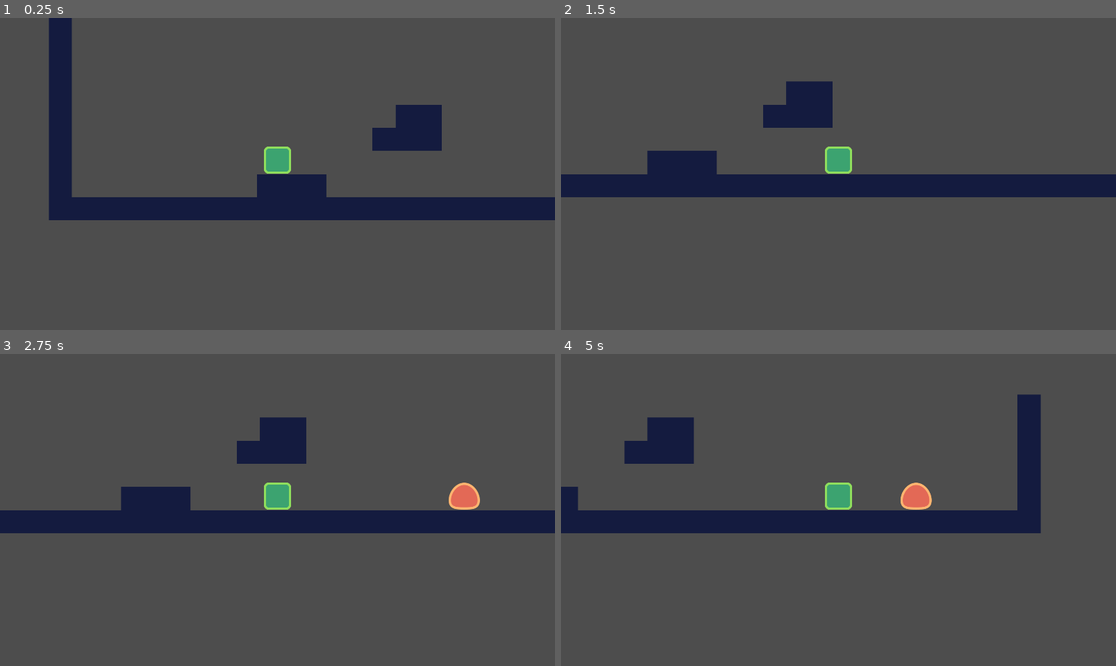
Above: before the commit, frames 1-4 (two rows, left to right).
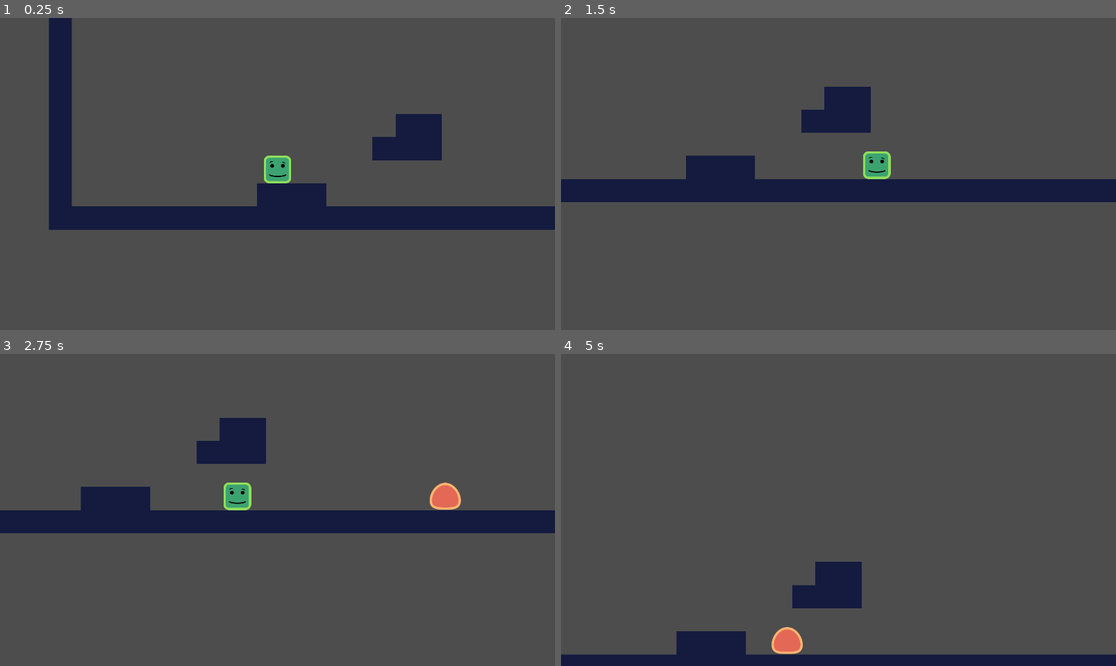
Above: after the commit, the same moments.

Repository: jmalensen/Platform-godot
Game: Godot game, scene res://src/Levels/Level_template.tscn
The game is run twice, just before and just after one commit, with the same random seed, the same clock (stepped at 60 frames per second) and the same inputs.
Inputs:
- Up to frame 1 (0.25 s): no input
- Up to frame 2 (1.5 s): hold Right (move_right) from 0.53 s (still down); tap W (jump) at 0.77 s
- Up to frame 3 (2.75 s): tap W (jump) at 1.52 s; release Right (move_right) at 2.03 s; hold Left (move_left) from 2.03 s (still down)
- Up to frame 4 (5 s): release Left (move_left) at 2.78 s; hold Right (move_right) 2.78-4.28 s; tap W (jump) at 3.02, 3.77, 4.52 s; hold Left (move_left) from 4.28 s (still down)

The runs differ from the first frame. In frame 1, 6.4% of the frame differs, in the area x 8-100%, y 27-68%; in frame 2, 7.0%; in frame 3, 4.7%; in frame 4, 17%, in the area x 0-100%, y 12-100%.

Commit message:
Added collision between player and enemy

Diff:
--- a/project.godot
+++ b/project.godot
@@ -19,6 +19,11 @@
 
 window/size/viewport_width=1920
 window/size/viewport_height=1080
+
+[editor]
+
+version_control/plugin_name="GitPlugin"
+version_control/autoload_on_startup=true
 
 [input]
 
--- a/src/Actors/Enemy.gd
+++ b/src/Actors/Enemy.gd
@@ -2,10 +2,15 @@
 
 func _ready() -> void:
 	velocity.x = -speed.x
+
+func _on_stomp_detector_body_entered(body: Node2D) -> void:
+	if body.global_position.y > get_node("StompDetector").global_position.y:
+		return
+	get_node("CollisionShape2D").disabled = true
+	queue_free()
 
 func _physics_process(delta: float) -> void:
 	velocity.y += gravity * delta
 	if is_on_wall():
 		velocity.x *= -1.0
 	move_and_slide()
-	#move_and_collide(velocity)
--- a/src/Actors/Enemy.tscn
+++ b/src/Actors/Enemy.tscn
@@ -1,10 +1,13 @@
-[gd_scene load_steps=4 format=3 uid="uid://oxqfpaxnpyyg"]
+[gd_scene load_steps=5 format=3 uid="uid://oxqfpaxnpyyg"]
 
 [ext_resource type="Script" path="res://src/Actors/Enemy.gd" id="1_807vh"]
 [ext_resource type="Texture2D" uid="uid://cnie0rnw3s5ll" path="res://assets/enemy.png" id="2_hpkwk"]
 
 [sub_resource type="RectangleShape2D" id="RectangleShape2D_734qr"]
 size = Vector2(98, 74)
+
+[sub_resource type="RectangleShape2D" id="RectangleShape2D_lx10t"]
+size = Vector2(110, 20)
 
 [node name="Enemy" type="CharacterBody2D"]
 collision_layer = 2
@@ -24,3 +27,14 @@
 [node name="VisibleOnScreenEnabler2D" type="VisibleOnScreenEnabler2D" parent="."]
 position = Vector2(0, -11)
 rect = Rect2(-50, -50, 100, 60)
+
+[node name="StompDetector" type="Area2D" parent="."]
+position = Vector2(0, -72)
+collision_layer = 2
+
+[node name="CollisionShape2D" type="CollisionShape2D" parent="StompDetector"]
+modulate = Color(0.392157, 0.360784, 0.972549, 1)
+position = Vector2(0, 1)
+shape = SubResource("RectangleShape2D_lx10t")
+
+[connection signal="body_entered" from="StompDetector" to="." method="_on_stomp_detector_body_entered"]
--- a/src/Actors/Player.gd
+++ b/src/Actors/Player.gd
@@ -1,4 +1,12 @@
 extends Actor
+
+@export var stomp_impulse: = 1000.0
+
+func _on_enemy_detector_area_entered(area: Area2D) -> void:
+	velocity = calculate_stomp_velocity(stomp_impulse)
+
+func _on_enemy_detector_body_entered(body: Node2D) -> void:
+	queue_free()
 
 func _physics_process(delta: float) -> void:
 	var is_jump_interrupted: = Input.is_action_just_released("jump") and velocity.y < 0.0
@@ -30,3 +38,8 @@
 		out.y = 0.0
 
 	return out
+
+func calculate_stomp_velocity(impulse:float) -> Vector2:
+	var out: = velocity
+	#out.y = -impulse
+	return out
--- a/src/Actors/Player.tscn
+++ b/src/Actors/Player.tscn
@@ -1,10 +1,13 @@
-[gd_scene load_steps=4 format=3 uid="uid://7c0owc8fgur2"]
+[gd_scene load_steps=5 format=3 uid="uid://7c0owc8fgur2"]
 
 [ext_resource type="Texture2D" uid="uid://dn6rbfgkj6nst" path="res://assets/player.png" id="1_ibm5v"]
 [ext_resource type="Script" path="res://src/Actors/Player.gd" id="1_vvhqp"]
 
 [sub_resource type="RectangleShape2D" id="RectangleShape2D_734qr"]
 size = Vector2(92, 90)
+
+[sub_resource type="RectangleShape2D" id="RectangleShape2D_28r1p"]
+size = Vector2(96, 91)
 
 [node name="Player" type="CharacterBody2D"]
 collision_mask = 8
@@ -20,3 +23,16 @@
 shape = SubResource("RectangleShape2D_734qr")
 
 [node name="Camera2D" type="Camera2D" parent="."]
+position_smoothing_enabled = true
+
+[node name="EnemyDetector" type="Area2D" parent="."]
+collision_layer = 0
+collision_mask = 2
+
+[node name="CollisionShape2D" type="CollisionShape2D" parent="EnemyDetector"]
+modulate = Color(0.619608, 0.00392157, 0.941176, 1)
+position = Vector2(0, -44.5)
+shape = SubResource("RectangleShape2D_28r1p")
+
+[connection signal="area_entered" from="EnemyDetector" to="." method="_on_enemy_detector_area_entered"]
+[connection signal="body_entered" from="EnemyDetector" to="." method="_on_enemy_detector_body_entered"]
Not shown, added: addons/godot-git-plugin/plugin.cfg
Binary file changed: assets/player.png
Not shown, changed: .gitignore
Not shown, added: addons/godot-git-plugin/LICENSE
Not shown, added: addons/godot-git-plugin/THIRDPARTY.md
Not shown, added: addons/godot-git-plugin/git_plugin.gdextension
Not shown, added: addons/godot-git-plugin/linux/libgit_plugin.linux.editor.x86_64.so
Not shown, added: addons/godot-git-plugin/macos/libgit_plugin.macos.editor.universal.dylib
Not shown, added: addons/godot-git-plugin/win64/libgit_plugin.windows.editor.x86_64.dll
Not shown, added: addons/godot-git-plugin/win64/libgit_plugin.windows.editor.x86_64.exp
Not shown, added: addons/godot-git-plugin/win64/libgit_plugin.windows.editor.x86_64.lib
